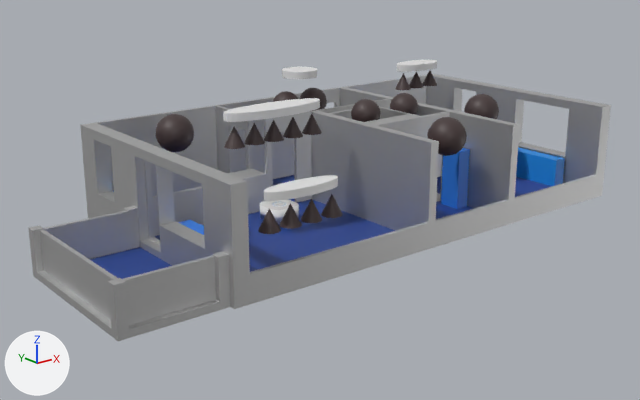
Two versions of the glTF model 3d_models/home.gltf, one commit apart.
Before and after are seen from a 50 mm camera at (-15.71, -17.76, 7.45) aimed at (-1.7, -0.25, 0.45). Every picture has the same lights, and +X, +Y and +Z are marked at lower left. Where no turn or scale is listed for an object, it has been applied to the vertices. Vertices at the same position are counted once.

Before the edit, the objects in view are built like this:
```python
ob_bathroom = bpy.data.objects.new('Bathroom', me_bathroom_bulb)
ob_bathroom.location = (0.75, -2.41, 2.2)
ob_bathroom.scale = (0.5, 0.5, 0.5)
ob_kitchen = bpy.data.objects.new('Kitchen', me_kitchen_bulb_mesh)
ob_kitchen.location = (-4.51, 2.28, 2.2)
ob_kitchen.scale = (0.5, 0.5, 0.5)
ob_office_bulb = bpy.data.objects.new('Office Bulb', me_office_bulb_mesh)
ob_office_bulb.location = (3.89, -0.81, 2.2)
ob_office_heater = bpy.data.objects.new('Office Heater', me_office_heater_mesh)
ob_office_heater.location = (5.61, -1.44, 0.4)
ob_rooms = bpy.data.objects.new('Rooms', me_rooms)
ob_rooms.location = (5.87, 3.41, 0.0)
# also in view: 'Livingroom Center Light Group' at (-3.41, -0.59, 3.14); 'Office_floor' at (4.07, -1.47, -0.1); 'Livingroom Malms Light Group' at (-4.32, -2.89, 1.88); 'Balcony_floor' at (-7.71, -1.25, -0.1); 'Livingroom_floor' at (-3.24, -1.16, -0.1)
```
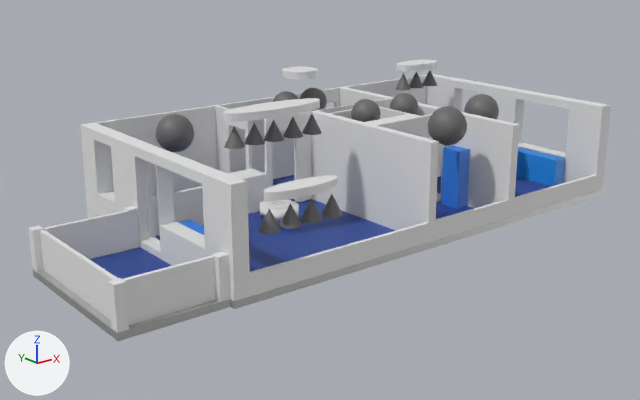
Pixel boxes [x1, y1, x2, y2] of what changed, in the pictures (640 x 400 px):
'Bathroom', recoloured, moved: before [427, 117, 467, 156]; after [428, 106, 467, 146]
'Kitchen', recoloured: [155, 114, 194, 152] in both
'Office Bulb', recoloured: [464, 94, 499, 119] in both
part 1 of me_rooms, recoloured: [28, 74, 611, 333] in both

Edits to the bpy script that builds the scene:
```text
Change mat_bathroom_bulb_material:
    mat_bathroom_bulb_material.base_color: (0.0612, 0.0382, 0.0382) -> (0.144, 0.144, 0.147)  # brown #463737 -> dark grey #6a6a6b
Change mat_kitchen_bulb_mesh_material:
    mat_kitchen_bulb_mesh_material.base_color: (0.0612, 0.0382, 0.0382) -> (0.144, 0.144, 0.147)  # brown #463737 -> dark grey #6a6a6b
Change mat_office_bulb_mat:
    mat_office_bulb_mat.base_color: (0.0612, 0.0382, 0.0382) -> (0.144, 0.144, 0.147)  # brown #463737 -> dark grey #6a6a6b
Add mat_walls_material:
    mat_walls_material = principled_material('Walls Material')
    mat_walls_material.base_color = (0.8, 0.8, 0.8)  # white #e7e7e7
    mat_walls_material.roughness = 0.576
Change me_rooms:
    used by ob_rooms; location = (5.87, 3.41, 0.0)
    remove me_rooms.from_pydata(...)  # 946 vertices, 1948 faces; spans x -15.0..0.4, y -6.9..0.1, z 0.0..2.5
    add me_rooms.from_pydata(...)  # 944 vertices, 1931 faces; spans x -15.0..0.4, y -6.9..0.1, z 0.0..2.5
    me_rooms part 1: 1931 faces spanning x -15.0..0.4, y -6.9..0.1, z 0.0..2.5 switch from mat_steel___satin (light grey #d0d0d0) to mat_walls_material (white #e7e7e7)
Change ob_bathroom:
    ob_bathroom.location: (0.75, -2.41, 2.2) -> (0.75, -2.41, 2.48)
```
